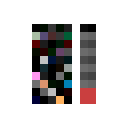
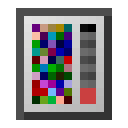
Revision of a layered 128 x 128 image; what changed, layer by layer:
renamed "scan" to "scanner_overlay", moved it above "scanner", painted on it over [16, 8, 112, 120]
renamed "Calque copié" to "scanner", showed it, painted on it over [16, 8, 112, 120]
